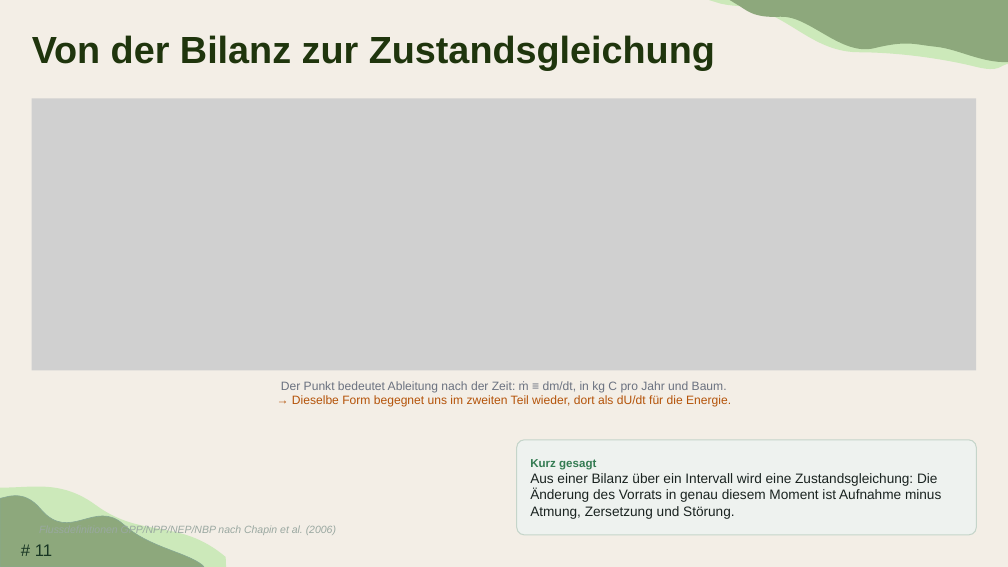
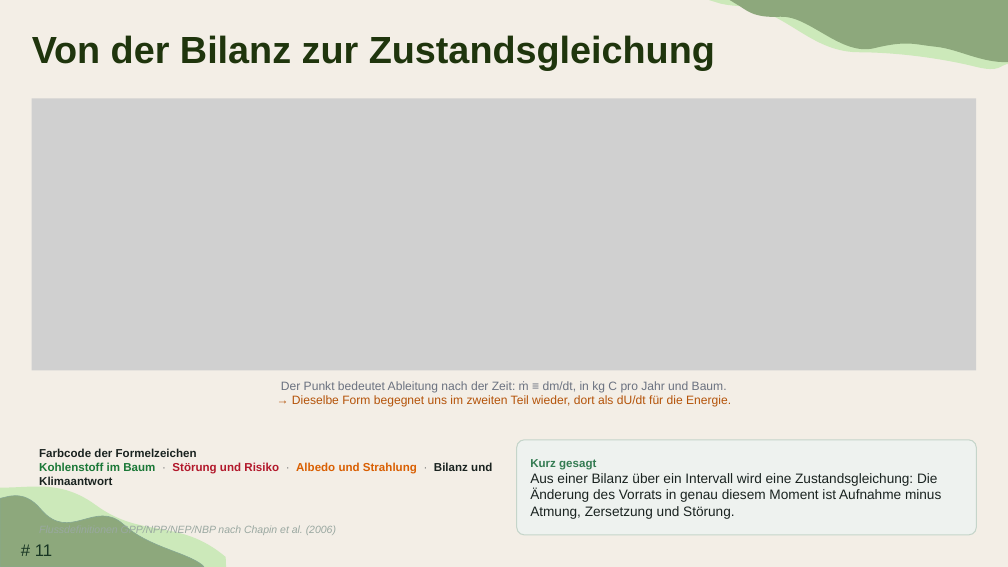
Before and after one commit to TimoDiepers/woodway, a slide deck: slide 11 of docs/slides/dissvortrag.pptx. Drawn at 1008x567 pixels with LibreOffice and Linux fonts; fonts in the diff are those of the drawing; grey boxes stand for pictures; background and template pictures are left out. Boxes give left, top, right and bottom in pixels: in the first picture for what was removed or moved away, otherwise in the second. Text is boxed around its words. In the diff, an @@ line names an element or a change of style, - is before the commit and + after.

```diff
--- a/docs/slides/dissvortrag.pptx
+++ b/docs/slides/dissvortrag.pptx
@@ text added at [39, 448, 492, 485], 11 pt, text #1A2320, bold @@
+Farbcode der Formelzeichen
+Kohlenstoff im Baum · Störung und Risiko · Albedo und Strahlung · Bilanz und Klimaantwort
```
Also in this commit, not shown: 9 other slides changed, 1 slide added.
